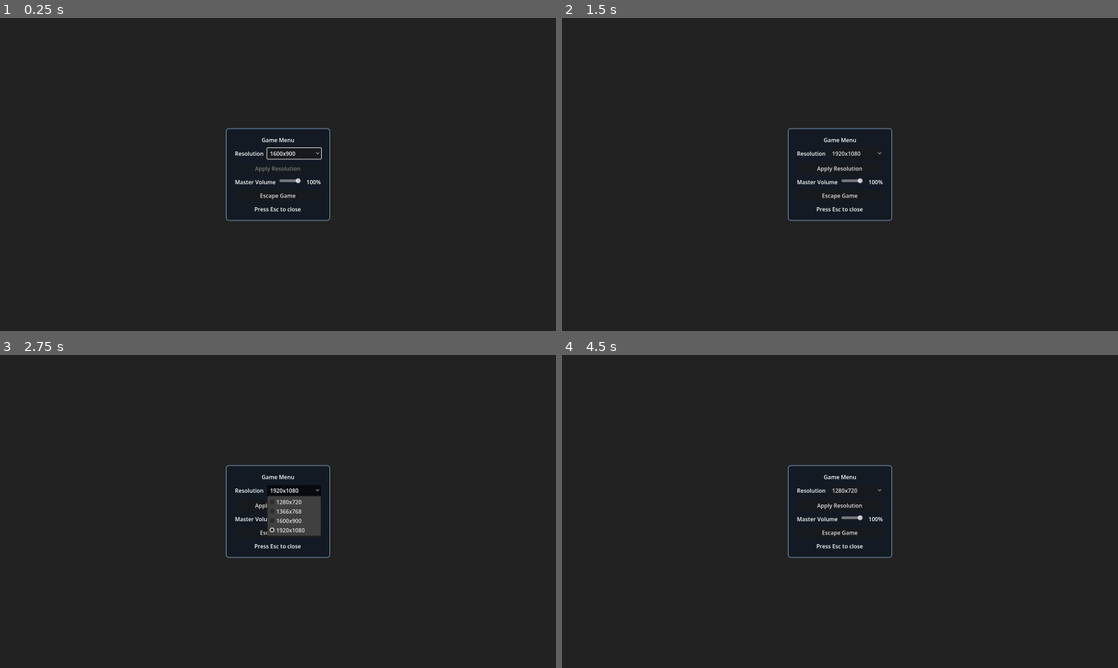
Above: before the commit, frames 1-4 (two rows, left to right).
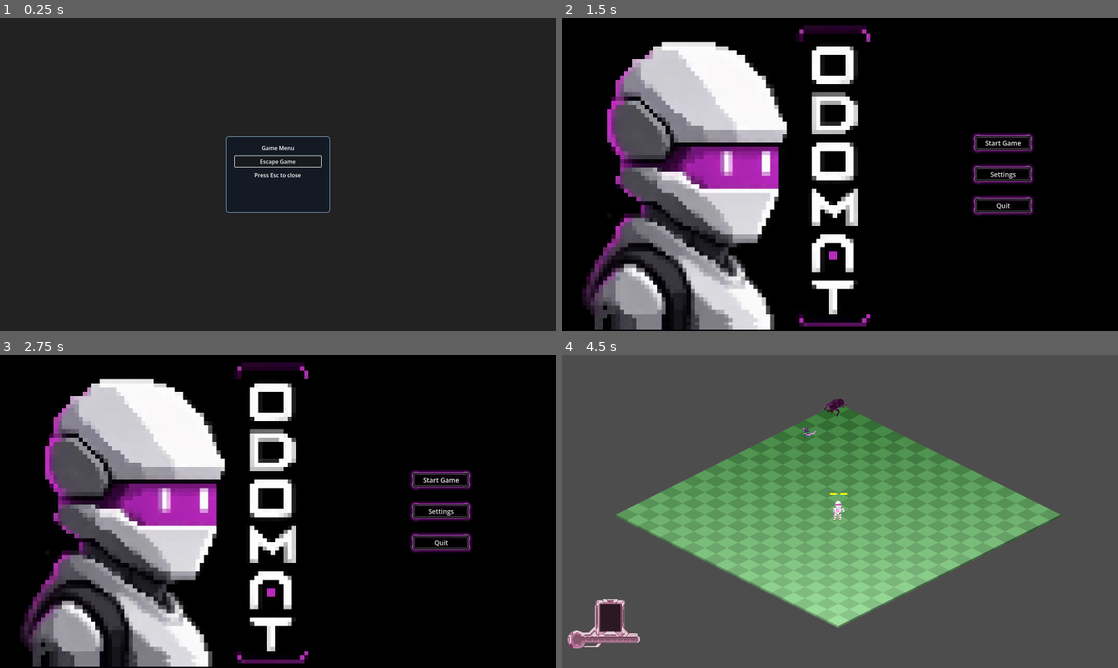
Above: after the commit, the same moments.

Repository: NoeRoberties/Odomat
Game: Godot game, scene res://Scenes/UI/InGameMenu/InGameMenu.tscn
Two runs of this game, one before a commit and one after it. Both use one fixed random seed, a clock stepped at 60 frames per second and the inputs below. This scene is started directly instead of the project's main scene.
Inputs (mouse positions are in pixels of both pictures, inside the frame that each line leads up to):
- Up to frame 1 (0.25 s): no input
- Up to frame 2 (1.5 s): click (856, 152) at 0.5 s, where only the run before the commit has a clickable "1600x900"; click "Escape Game" at 1.25 s
- Up to frame 3 (2.75 s): click (294, 489) at 2 s, where only the run before the commit has a clickable "1920x1080"
- Up to frame 4 (4.5 s): click (840, 505) at 2.75 s, where only the run before the commit has a clickable "Apply Resolution"; click (856, 489) at 3.5 s, where only the run before the commit has a clickable "1280x720"; click (1001, 480) at 4.25 s, where only the run after the commit has a clickable "Start Game"

The runs differ from the first frame. In frame 1, 1.0% of the frame differs, in the area x 40-60%, y 35-65%; in frame 2, 97%; in frame 3, 97%; in frame 4, 100%, in the area x 0-100%, y 0-100%.

Commit message:
[FIX] in game menu to only permit to go back to main menu the in game was also permitting to edit the resolution and volume settings, no needs for the moment

Diff:
--- a/godot-project/odomat/Scenes/UI/InGameMenu/InGameMenu.tscn
+++ b/godot-project/odomat/Scenes/UI/InGameMenu/InGameMenu.tscn
@@ -58,48 +58,6 @@
 text = "Game Menu"
 horizontal_alignment = 1
 
-[node name="ResolutionRow" type="HBoxContainer" parent="CenterContainer/PanelContainer/MarginContainer/VBoxContainer"]
-layout_mode = 2
-theme_override_constants/separation = 10
-
-[node name="ResolutionLabel" type="Label" parent="CenterContainer/PanelContainer/MarginContainer/VBoxContainer/ResolutionRow"]
-layout_mode = 2
-text = "Resolution"
-
-[node name="ResolutionSelector" type="OptionButton" parent="CenterContainer/PanelContainer/MarginContainer/VBoxContainer/ResolutionRow"]
-unique_name_in_owner = true
-layout_mode = 2
-size_flags_horizontal = 3
-
-[node name="ApplyResolutionButton" type="Button" parent="CenterContainer/PanelContainer/MarginContainer/VBoxContainer"]
-unique_name_in_owner = true
-layout_mode = 2
-text = "Apply Resolution"
-
-[node name="VolumeRow" type="HBoxContainer" parent="CenterContainer/PanelContainer/MarginContainer/VBoxContainer"]
-layout_mode = 2
-theme_override_constants/separation = 10
-
-[node name="VolumeLabel" type="Label" parent="CenterContainer/PanelContainer/MarginContainer/VBoxContainer/VolumeRow"]
-layout_mode = 2
-text = "Master Volume"
-
-[node name="VolumeSlider" type="HSlider" parent="CenterContainer/PanelContainer/MarginContainer/VBoxContainer/VolumeRow"]
-unique_name_in_owner = true
-layout_mode = 2
-size_flags_horizontal = 3
-min_value = 0.0
-max_value = 100.0
-step = 1.0
-value = 100.0
-
-[node name="VolumeValueLabel" type="Label" parent="CenterContainer/PanelContainer/MarginContainer/VBoxContainer/VolumeRow"]
-unique_name_in_owner = true
-layout_mode = 2
-text = "100%"
-custom_minimum_size = Vector2(48, 0)
-horizontal_alignment = 2
-
 [node name="EscapeGameButton" type="Button" parent="CenterContainer/PanelContainer/MarginContainer/VBoxContainer"]
 unique_name_in_owner = true
 layout_mode = 2
@@ -110,7 +68,4 @@
 text = "Press Esc to close"
 horizontal_alignment = 1
 
-[connection signal="item_selected" from="CenterContainer/PanelContainer/MarginContainer/VBoxContainer/ResolutionRow/ResolutionSelector" to="." method="_on_resolution_selector_item_selected"]
-[connection signal="pressed" from="CenterContainer/PanelContainer/MarginContainer/VBoxContainer/ApplyResolutionButton" to="." method="_on_apply_resolution_button_pressed"]
-[connection signal="value_changed" from="CenterContainer/PanelContainer/MarginContainer/VBoxContainer/VolumeRow/VolumeSlider" to="." method="_on_volume_slider_value_changed"]
 [connection signal="pressed" from="CenterContainer/PanelContainer/MarginContainer/VBoxContainer/EscapeGameButton" to="." method="_on_escape_game_button_pressed"]
--- a/godot-project/odomat/Scripts/UI/InGameMenu/in_game_menu.gd
+++ b/godot-project/odomat/Scripts/UI/InGameMenu/in_game_menu.gd
@@ -1,31 +1,12 @@
 extends CanvasLayer
 
 const MAIN_MENU_SCENE_PATH := "res://Scenes/UI/MainMenu/MainMenu.tscn"
-const SUPPORTED_RESOLUTIONS: Array[Vector2i] = [
-	Vector2i(1280, 720),
-	Vector2i(1366, 768),
-	Vector2i(1600, 900),
-	Vector2i(1920, 1080),
-]
-
-@onready var _resolution_selector: OptionButton = %ResolutionSelector
-@onready var _apply_button: Button = %ApplyResolutionButton
-@onready var _volume_slider: HSlider = %VolumeSlider
-@onready var _volume_value_label: Label = %VolumeValueLabel
-
-var _pending_resolution: Vector2i
-var _master_bus_index: int = 0
+@onready var _escape_game_button: Button = %EscapeGameButton
 
 
 func _ready() -> void:
 	GameState.current_state = GameState.GameState.MENU
-	_master_bus_index = AudioServer.get_bus_index("Master")
-	_populate_resolutions()
-	_select_current_resolution()
-	_pending_resolution = SUPPORTED_RESOLUTIONS[_resolution_selector.selected]
-	_update_apply_button_state()
-	_sync_volume_ui()
-	_resolution_selector.grab_focus()
+	_escape_game_button.grab_focus()
 
 
 func _input(event: InputEvent) -> void:
@@ -39,69 +20,6 @@
 	queue_free()
 
 
-func _populate_resolutions() -> void:
-	_resolution_selector.clear()
-	for resolution: Vector2i in SUPPORTED_RESOLUTIONS:
-		_resolution_selector.add_item("%dx%d" % [resolution.x, resolution.y])
-
-
-func _select_current_resolution() -> void:
-	var current_size: Vector2i = get_window().size
-	for i in SUPPORTED_RESOLUTIONS.size():
-		if SUPPORTED_RESOLUTIONS[i] == current_size:
-			_resolution_selector.select(i)
-			return
-	_resolution_selector.select(0)
-
-
-func _update_apply_button_state() -> void:
-	_apply_button.disabled = (_pending_resolution == get_window().size)
-
-
-func _sync_volume_ui() -> void:
-	var current_volume_db := AudioServer.get_bus_volume_db(_master_bus_index)
-	var current_volume_percent := clampi(int(round(remap(current_volume_db, -80.0, 0.0, 0.0, 100.0))), 0, 100)
-	_volume_slider.value = current_volume_percent
-	_volume_value_label.text = "%d%%" % current_volume_percent
-
-
-func _apply_resolution(resolution: Vector2i) -> void:
-	print("Applying resolution: ", resolution)
-	var window_id := DisplayServer.MAIN_WINDOW_ID
-	DisplayServer.window_set_mode(DisplayServer.WINDOW_MODE_WINDOWED, window_id)
-	DisplayServer.window_set_size(resolution, window_id)
-
-	var window := get_window()
-	window.size = resolution
-
-	var screen := DisplayServer.window_get_current_screen(window_id)
-	var usable_rect: Rect2i = DisplayServer.screen_get_usable_rect(screen)
-	window.position = usable_rect.position + (usable_rect.size - resolution) / 2
-
-	# Keep project window defaults aligned with the latest selected resolution.
-	ProjectSettings.set_setting("display/window/size/viewport_width", resolution.x)
-	ProjectSettings.set_setting("display/window/size/viewport_height", resolution.y)
-
-
-func _on_resolution_selector_item_selected(index: int) -> void:
-	if index < 0 or index >= SUPPORTED_RESOLUTIONS.size():
-		return
-	_pending_resolution = SUPPORTED_RESOLUTIONS[index]
-	_update_apply_button_state()
-
-
-func _on_apply_resolution_button_pressed() -> void:
-	_apply_resolution(_pending_resolution)
-	_update_apply_button_state()
-
-
-func _on_volume_slider_value_changed(value: float) -> void:
-	var clamped_value := clampf(value, 0.0, 100.0)
-	var volume_db := remap(clamped_value, 0.0, 100.0, -80.0, 0.0)
-	AudioServer.set_bus_volume_db(_master_bus_index, volume_db)
-	_volume_value_label.text = "%d%%" % int(round(clamped_value))
-
-
 func _on_escape_game_button_pressed() -> void:
 	GameState.current_state = GameState.GameState.MENU
 	get_tree().change_scene_to_file(MAIN_MENU_SCENE_PATH)
